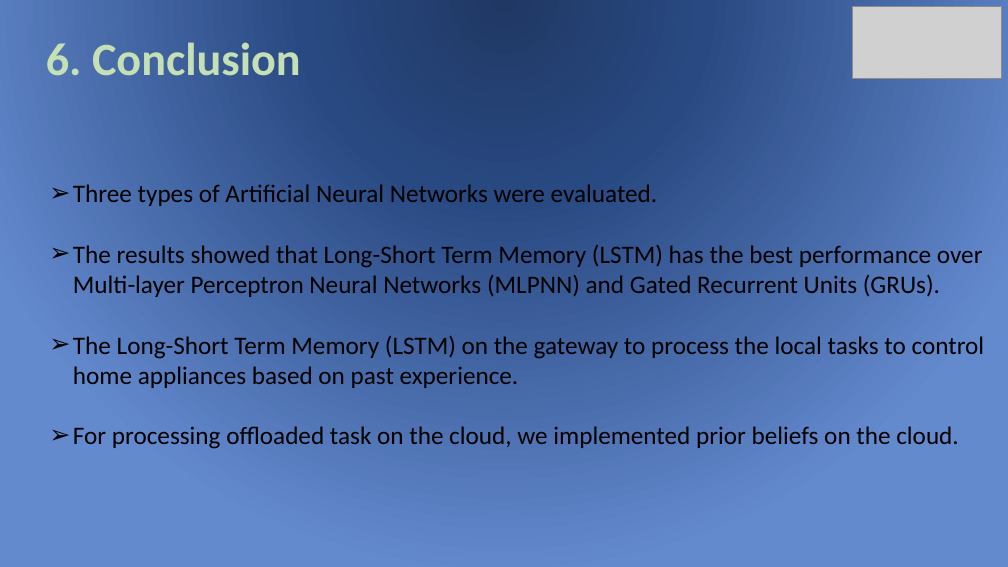
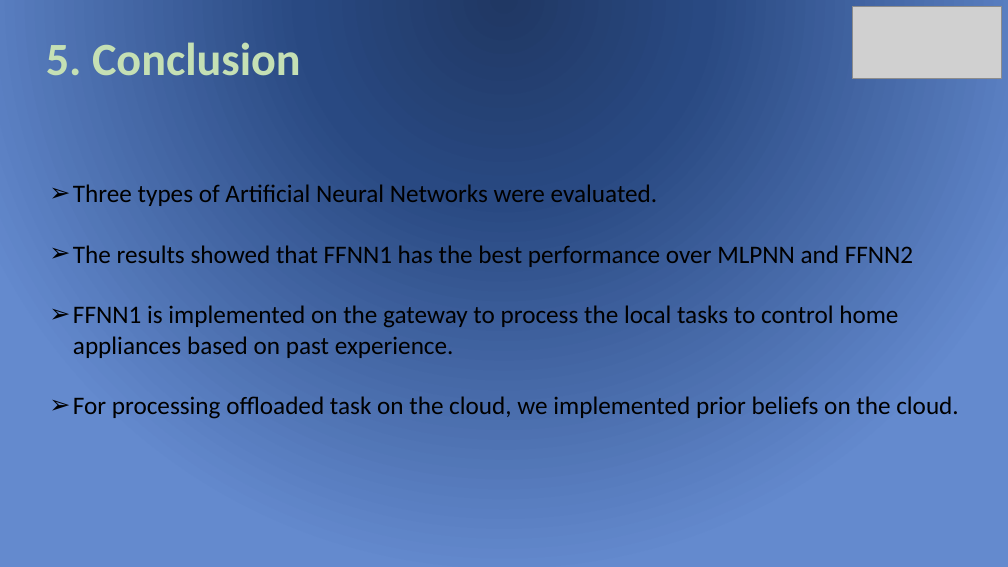
Before and after one commit to baharababah/DIM, a slide deck: slide 46 of DIM_Presentation.pptx (slide 59 before the commit). Drawn at 1008x567 pixels with LibreOffice and Linux fonts; fonts in the diff are those of the drawing; grey boxes stand for pictures. Boxes give left, top, right and bottom in pixels: in the first picture for what was removed or moved away, otherwise in the second. Text is boxed around its words. In the diff, an @@ line names an element or a change of style, - is before the commit and + after.

```diff
--- a/DIM_Presentation.pptx
+++ b/DIM_Presentation.pptx
@@ text at (46,42,301,76): text changed @@
-6. Conclusion
+5. Conclusion
@@ text at (73,245,913,358): text changed @@
-➢ The results showed that Long-Short Term Memory (LSTM) has the best performance over Multi-layer Perceptron Neural Networks (MLPNN) and Gated Recurrent Units (GRUs).
-➢ The Long-Short Term Memory (LSTM) on the gateway to process the local tasks to control home appliances based on past experience.
+➢ The results showed that FFNN1 has the best performance over MLPNN and FFNN2
+➢ FFNN1 is implemented on the gateway to process the local tasks to control home appliances based on past experience.
```
Also in this commit, not shown: 49 other slides changed, 13 slides removed, 55 other files.
